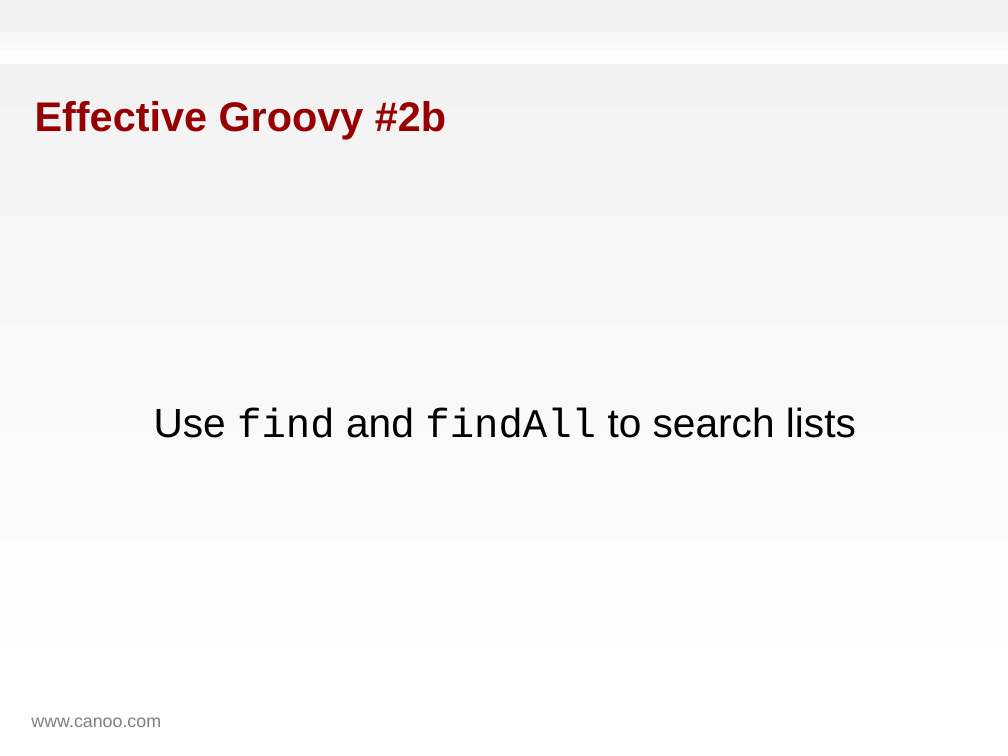
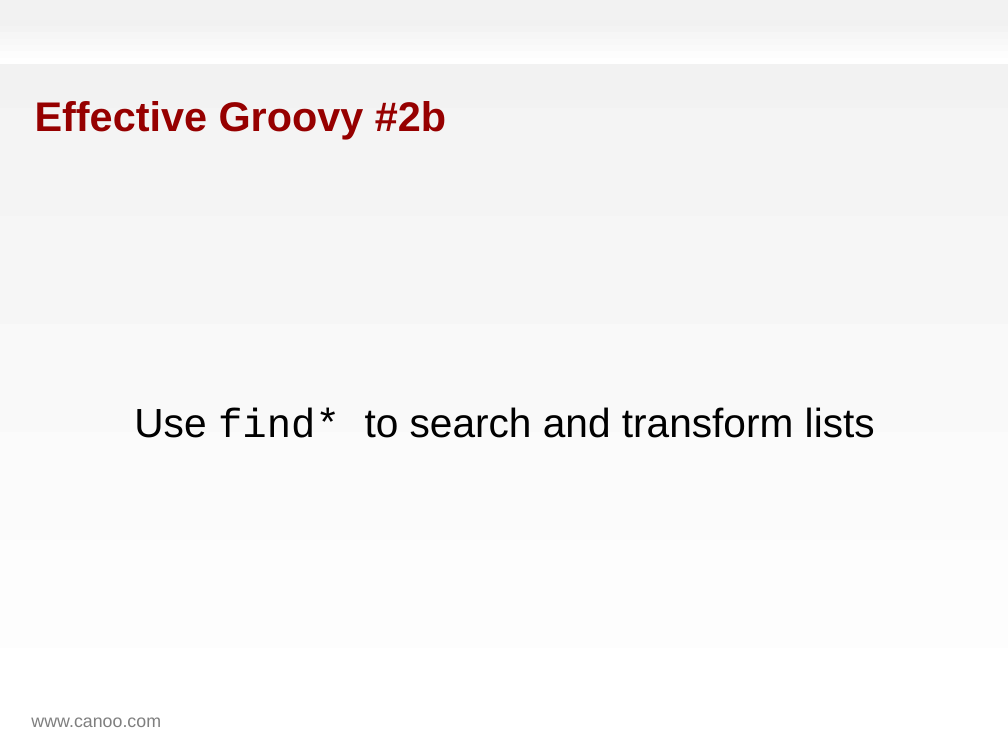
Before and after one commit to HamletDRC/presentations, a slide deck: slide 78 of effectivegroovy/effectivegroovy.odp (slide 64 before the commit). Drawn at 1008x756 pixels with LibreOffice and Linux fonts; fonts in the diff are those of the drawing; background and template pictures are left out. Boxes give left, top, right and bottom in pixels: in the first picture for what was removed or moved away, otherwise in the second. Text is boxed around its words. In the diff, an @@ line names an element or a change of style, - is before the commit and + after.

Commit message:
added take command and renamed many files so that I can find them again later. y

```diff
--- a/effectivegroovy/effectivegroovy.odp
+++ b/effectivegroovy/effectivegroovy.odp
@@ subtitle at box(134, 407, 875, 438): text changed @@
-Use find and findAll to search lists
+Use find* to search and transform lists
```
Also in this commit, not shown: 1 other slide changed, 17 slides added, 14 other files.
